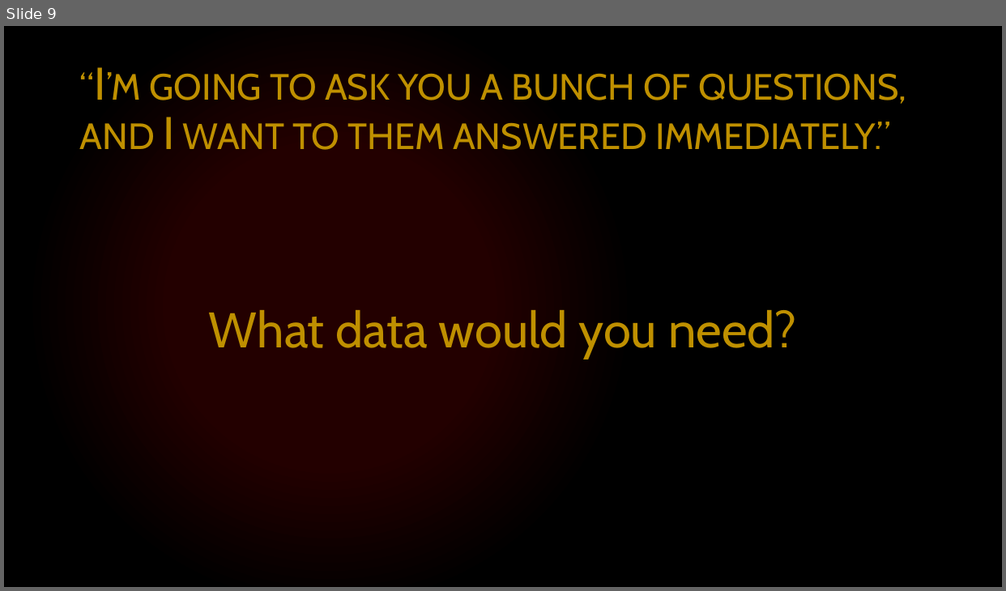
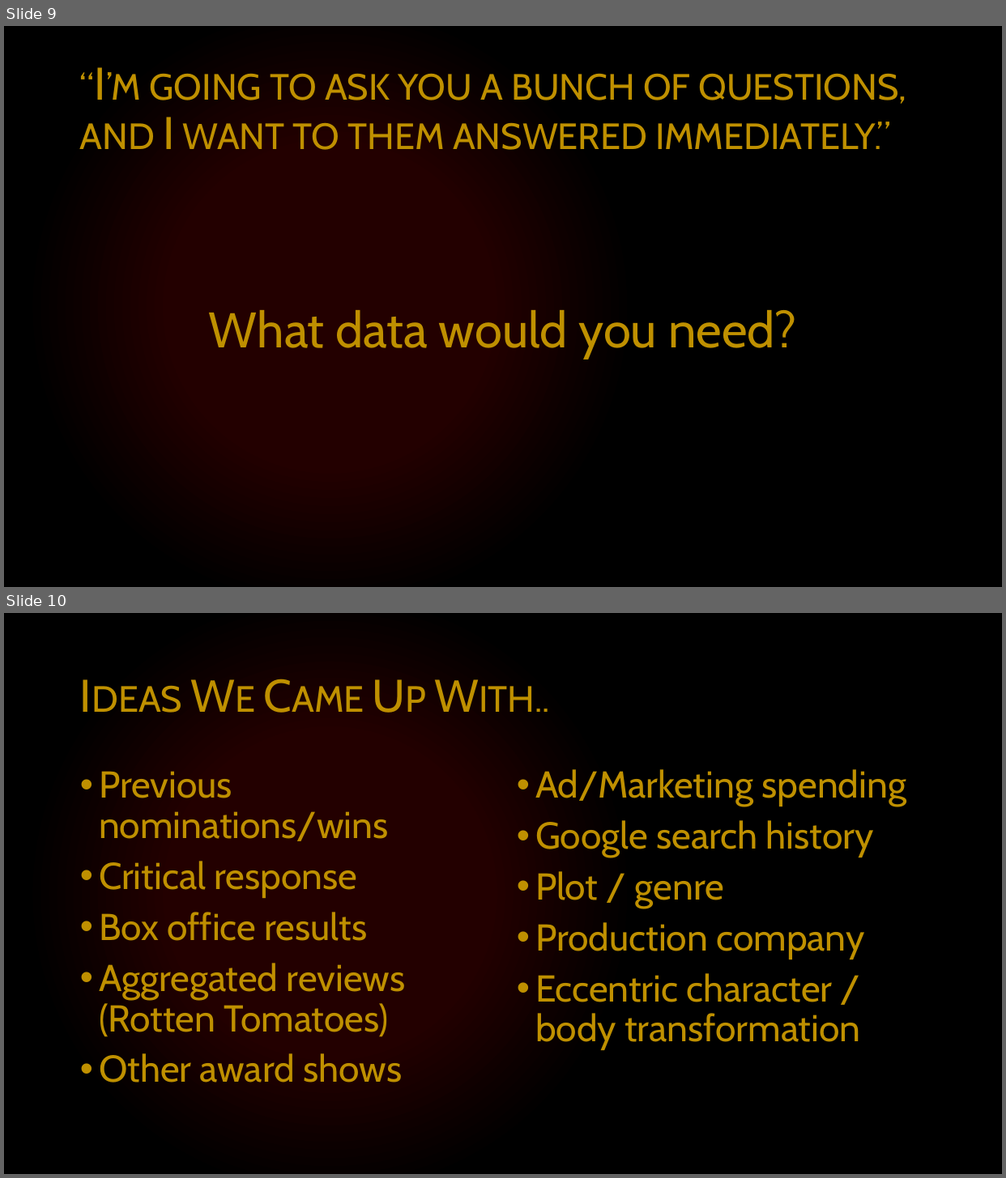
Before and after one commit to saberry/ac_Oscars, a slide deck: Oscar Predictions Presentation.pptx. Shown one above the other, each under a label of ours: slide 9 before the commit, slides 9 and 10 after it. The pictures are 1006x591 and 1006x1178 pixels, drawn with LibreOffice and Linux fonts; fonts in the diff are those of the drawing. Boxes give left, top, right and bottom in pixels: in the first picture for what was removed or moved away, otherwise in the second. Text is boxed around its words. In the diff, an @@ line names an element or a change of style, - is before the commit and + after.

Commit message:
Updated 2/4/2020

```diff
--- a/Oscar Predictions Presentation.pptx
+++ b/Oscar Predictions Presentation.pptx
@@ slide 10 added at box(4, 613, 1002, 1174), background #000000; not listed: 2 template elements that a slide beside it also shows @@
@@ title added at box(73, 643, 934, 752), 44 pt, text #BF9000, small capitals @@
+Ideas We Came Up With..
@@ text added at box(99, 771, 405, 1083), 36 pt, text #BF9000 @@
+• Previous nominations/wins
+• Critical response
+• Box office results
+• Aggregated reviews (Rotten Tomatoes)
+• Other award shows
@@ text added at box(535, 769, 906, 1050), 36 pt, text #BF9000 @@
+• Ad/Marketing spending
+• Google search history
+• Plot / genre
+• Production company
+• Eccentric character / body transformation
```
